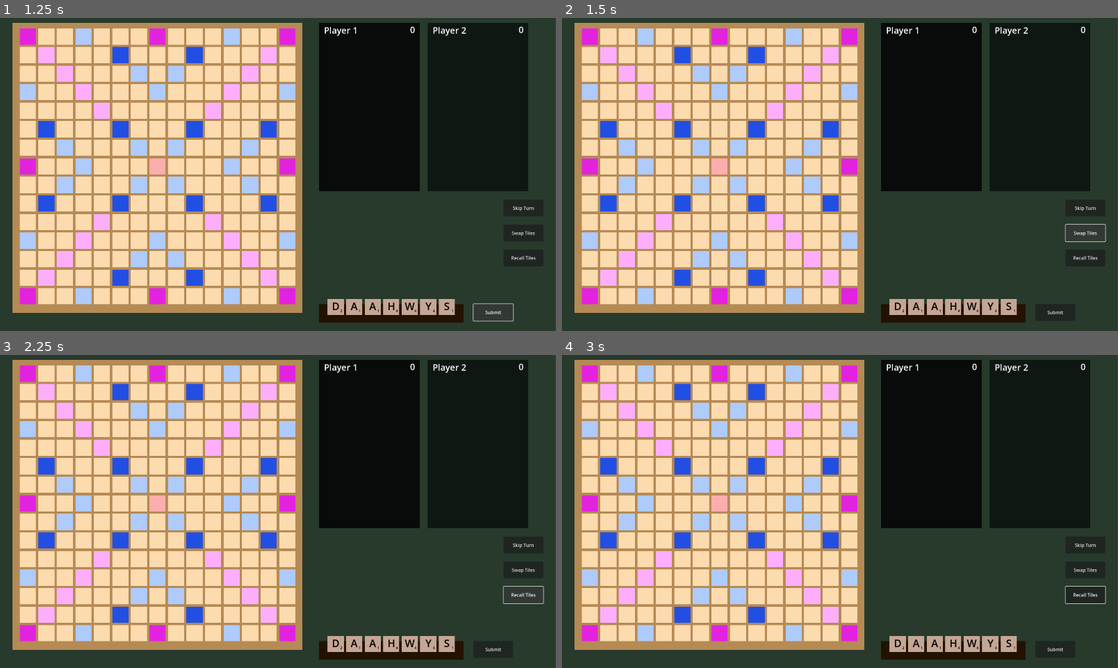
Above: before the commit, frames 1-4 (two rows, left to right).
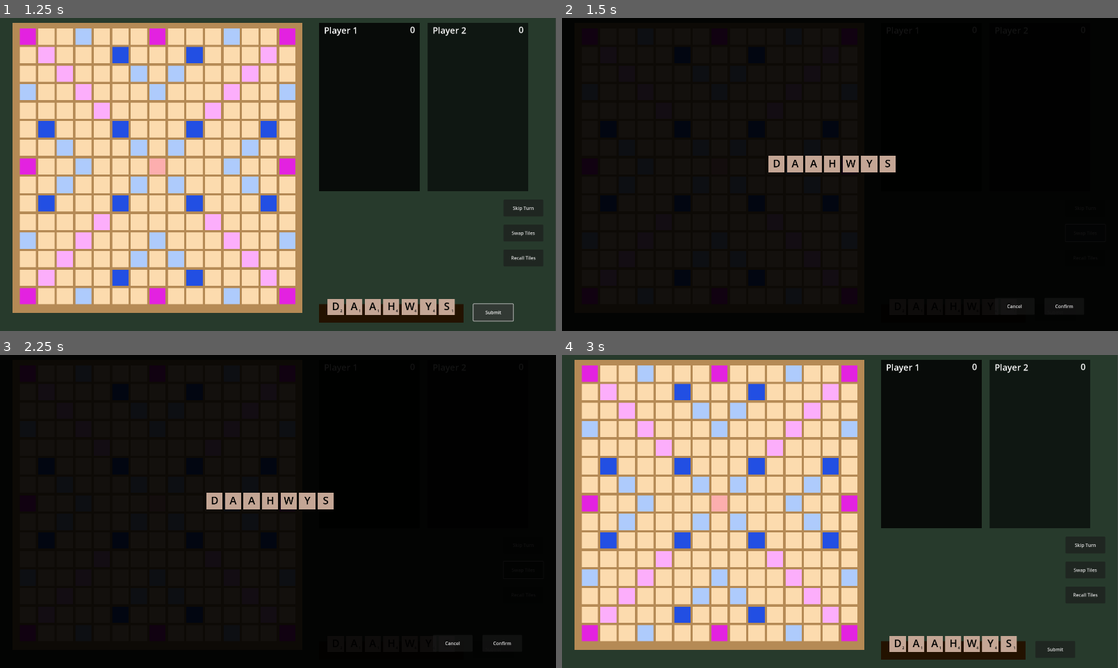
Above: after the commit, the same moments.

Repository: frances-m/scrabble-clone
Game: Godot game, scene res://scrabble.tscn
Two runs of this game, one before a commit and one after it. Both use one fixed random seed, a clock stepped at 60 frames per second and the inputs below.
Inputs (mouse positions are in pixels of both pictures, inside the frame that each line leads up to):
- Up to frame 1 (1.25 s): click "Submit" at 0.5 s
- Up to frame 2 (1.5 s): click "Swap Tiles" at 1.25 s
- Up to frame 3 (2.25 s): click "Recall Tiles" at 2 s
- Up to frame 4 (3 s): click (1012, 642) at 2.75 s, where only the run after the commit has a clickable "Cancel"

Frame 1 is identical in both runs. In frame 2, 81% of the frame differs, in the area x 0-100%, y 0-100%; in frame 3, 81%; in frame 4, less than 0.1%.

Commit message:
implement tile swapping

Diff:
--- a/letter_picker.gd
+++ b/letter_picker.gd
@@ -43,7 +43,6 @@
 
 		x += Globals.tile_size + TILE_GAP
 
-
 func _on_letter_select(letter: String) -> void:
 	tile.set_tile_letter(letter)
 	tile.update_display()
--- a/rack.gd
+++ b/rack.gd
@@ -4,11 +4,14 @@
 var LETTERS: Array = []
 var TILE_GAP: float = 10.0
 
-var tiles: Array = []
+var tiles: Array[Sprite2D] = []
+
+var SwapSelector = preload("res://swap_selection.tscn")
 
 @onready var player: int = get_meta("player", 0)
 @onready var recall_button: Node2D = get_parent().get_node("%RecallButton")
 @onready var skip_button: Node2D = get_parent().get_node("%SkipButton")
+@onready var swap_button: Node2D = get_parent().get_node("%SwapButton")
 
 func _ready() -> void:
 	_on_player_change()
@@ -18,6 +21,7 @@
 	Globals.connect("change_player", Callable(self, "_on_player_change"))
 	recall_button.connect("clicked", Callable(self, "_recall_tiles"))
 	skip_button.connect("clicked", Callable(self, "_recall_tiles"))
+	swap_button.connect("clicked", Callable(self, "_swap_tiles"))
 
 func draw_tiles() -> void:
 	var tiles_to_draw: int = MAX_TILES - tiles.size()
@@ -88,4 +92,25 @@
 	var placed_tiles = BoardState.remove_all_from_pending()
 	for tile in placed_tiles:
 		tiles.append(tile)
+
 	position_tiles()
+
+func _swap_tiles() -> void:
+	if Globals.current_player != player:
+		return
+
+	_recall_tiles()
+
+	var swap_selector = SwapSelector.instantiate()
+	swap_selector.initialize(tiles)
+	swap_selector.connect("tiles_selected", Callable(self, "_swap_selected_tiles"))
+	get_parent().add_sibling(swap_selector)
+
+func _swap_selected_tiles(selected_tiles: Array[Sprite2D]) -> void:
+	for selected_tile in selected_tiles:
+		var idx = tiles.find(selected_tile)
+		tiles.pop_at(idx)
+		selected_tile.disconnect_signals()
+		get_parent().remove_child(selected_tile)
+		TileBag.return_tile(selected_tile)
+	Globals.switch_player()
--- a/scrabble.tscn
+++ b/scrabble.tscn
@@ -34,6 +34,7 @@
 position = Vector2(1739, 627)
 
 [node name="SwapButton" parent="." instance=ExtResource("5_m3g3k")]
+unique_name_in_owner = true
 position = Vector2(1739, 713)
 
 [node name="RecallButton" parent="." instance=ExtResource("4_pmtqc")]
--- a/swap_button.gd
+++ b/swap_button.gd
@@ -1,4 +1,6 @@
 extends Node2D
 
+signal clicked()
+
 func _on_button_pressed() -> void:
-	pass # Replace with function body.
+	emit_signal("clicked")
--- /dev/null
+++ b/swap_selection.gd
@@ -0,0 +1,49 @@
+extends Control
+
+var TILE_GAP: int = 10
+
+var TileButton = preload("res://tile_swap_button.tscn")
+
+var tiles: Array[Sprite2D] = []
+var selected_tiles: Array[Sprite2D] = []
+
+signal tiles_selected(selected: Array[Sprite2D])
+
+func initialize(current_tiles: Array[Sprite2D]) -> void:
+	tiles = current_tiles
+	_render_buttons()
+
+func _render_buttons() -> void:
+	var height = Globals.tile_size
+	var width = (Globals.tile_size + TILE_GAP) * tiles.size() - TILE_GAP
+
+	var initialX = %ColorRect.size.x / 2 - width / 2
+	var initialY = %ColorRect.size.y / 2 - height / 1.5
+
+	var x = initialX
+	var y = initialY
+
+	for tile in tiles:
+		var button = TileButton.instantiate()
+		button.set_tile(tile)
+		button.connect("clicked", Callable(self, "_on_tile_select"))
+		button.position = Vector2(x, y)
+
+		add_child.call_deferred(button)
+
+		x += Globals.tile_size + TILE_GAP
+
+func _on_tile_select(tile: Sprite2D, selected: bool) -> void:
+	if selected:
+		selected_tiles.append(tile)
+		return
+
+	var idx = selected_tiles.find(tile)
+	selected_tiles.pop_at(idx)
+
+func _on_confirm_button_pressed() -> void:
+	emit_signal("tiles_selected", selected_tiles)
+	queue_free()
+
+func _on_cancel_button_pressed() -> void:
+	queue_free()
--- /dev/null
+++ b/swap_selection.tscn
@@ -0,0 +1,42 @@
+[gd_scene load_steps=2 format=3 uid="uid://u1w4nvni0cpn"]
+
+[ext_resource type="Script" uid="uid://go5tdj16iqq1" path="res://swap_selection.gd" id="1_nqb1h"]
+
+[node name="SwapSelection" type="Control"]
+z_index = 5
+z_as_relative = false
+layout_mode = 3
+anchors_preset = 15
+anchor_right = 1.0
+anchor_bottom = 1.0
+grow_horizontal = 2
+grow_vertical = 2
+mouse_force_pass_scroll_events = false
+script = ExtResource("1_nqb1h")
+
+[node name="ColorRect" type="ColorRect" parent="."]
+unique_name_in_owner = true
+layout_mode = 0
+offset_right = 1920.0
+offset_bottom = 1080.0
+mouse_force_pass_scroll_events = false
+color = Color(0, 0, 0, 0.92549)
+
+[node name="CancelButton" type="Button" parent="."]
+layout_mode = 0
+offset_left = 1495.0
+offset_top = 966.0
+offset_right = 1632.0
+offset_bottom = 1024.0
+text = "Cancel"
+
+[node name="ConfirmButton" type="Button" parent="."]
+layout_mode = 0
+offset_left = 1666.0
+offset_top = 966.0
+offset_right = 1803.0
+offset_bottom = 1024.0
+text = "Confirm"
+
+[connection signal="pressed" from="CancelButton" to="." method="_on_cancel_button_pressed"]
+[connection signal="pressed" from="ConfirmButton" to="." method="_on_confirm_button_pressed"]
--- a/tile_bag.gd
+++ b/tile_bag.gd
@@ -12,6 +12,9 @@
 func draw_tile() -> Sprite2D:
 	var tile_idx = randi_range(0, tile_bag.size() - 1)
 	return tile_bag.pop_at(tile_idx)
+
+func return_tile(tile: Sprite2D) -> void:
+	tile_bag.append(tile)
 
 func _init_tiles() -> void:
 	var tile_data: Array = _load_tile_data()
--- a/tile_button.gd
+++ b/tile_button.gd
@@ -8,6 +8,5 @@
 	LETTER = letter
 	%Letter.text = letter
 
-
 func _on_button_up() -> void:
 	emit_signal("clicked", LETTER)
--- a/tile_sprite.gd
+++ b/tile_sprite.gd
@@ -107,6 +107,12 @@
 	velocity = direction * speed
 	position += velocity * delta
 
+func disconnect_signals() -> void:
+	var signal_list = ["started_moving", "finished_moving"]
+	for s in signal_list:
+		for c in get_signal_connection_list(s):
+			disconnect(s, c.callable)
+
 func _show_letter_selection() -> void:
 	if VALUE != 0 or !placed:
 		return
--- /dev/null
+++ b/tile_swap_button.gd
@@ -0,0 +1,28 @@
+extends Sprite2D
+
+var TILE: Sprite2D = null
+
+var selected: bool = false
+
+signal clicked(tile: Sprite2D, is_selected: bool)
+
+func set_tile(tile: Sprite2D) -> void:
+	TILE = tile
+	%Letter.text = tile.get_tile_letter()
+
+func _toggle_selected() -> void:
+	selected = !selected
+	_update_color()
+
+func _update_color() -> void:
+	var color = Color.html("#c4a695")
+	if selected:
+		%ColorRect.color = color.lightened(0.8)
+		return
+
+	%ColorRect.color = color
+
+func _on_button_up() -> void:
+	_toggle_selected()
+
+	emit_signal("clicked", TILE, selected)
--- /dev/null
+++ b/tile_swap_button.tscn
@@ -0,0 +1,86 @@
+[gd_scene load_steps=15 format=3 uid="uid://dx3gk11nliyt3"]
+
+[ext_resource type="Script" uid="uid://dg5r1bg5f3vbu" path="res://tile_swap_button.gd" id="1_3alad"]
+
+[sub_resource type="SystemFont" id="SystemFont_tph7k"]
+subpixel_positioning = 0
+
+[sub_resource type="Theme" id="Theme_tph7k"]
+default_font = SubResource("SystemFont_tph7k")
+default_font_size = 36
+/colors/black = Color(0, 0, 0, 1)
+
+[sub_resource type="StyleBoxEmpty" id="StyleBoxEmpty_uktjd"]
+
+[sub_resource type="StyleBoxEmpty" id="StyleBoxEmpty_yjrr5"]
+
+[sub_resource type="StyleBoxEmpty" id="StyleBoxEmpty_3y7kj"]
+
+[sub_resource type="StyleBoxEmpty" id="StyleBoxEmpty_dw4ea"]
+
+[sub_resource type="StyleBoxEmpty" id="StyleBoxEmpty_xe4rf"]
+
+[sub_resource type="StyleBoxEmpty" id="StyleBoxEmpty_xu2kn"]
+
+[sub_resource type="StyleBoxEmpty" id="StyleBoxEmpty_cmqeu"]
+
+[sub_resource type="StyleBoxEmpty" id="StyleBoxEmpty_t1qo1"]
+
+[sub_resource type="StyleBoxEmpty" id="StyleBoxEmpty_y48y0"]
+
+[sub_resource type="StyleBoxEmpty" id="StyleBoxEmpty_htcbq"]
+
+[sub_resource type="StyleBoxEmpty" id="StyleBoxEmpty_13obg"]
+
+[node name="TileSwapButton" type="Sprite2D"]
+script = ExtResource("1_3alad")
+
+[node name="ColorRect" type="ColorRect" parent="."]
+unique_name_in_owner = true
+offset_left = -28.0
+offset_top = -28.0
+offset_right = 28.0
+offset_bottom = 28.0
+mouse_filter = 2
+color = Color(0.766932, 0.650453, 0.582913, 1)
+
+[node name="Letter" type="RichTextLabel" parent="."]
+unique_name_in_owner = true
+anchors_preset = 15
+anchor_right = 1.0
+anchor_bottom = 1.0
+offset_left = -28.0
+offset_top = -31.0
+offset_right = 28.0
+offset_bottom = 25.0
+grow_horizontal = 2
+grow_vertical = 2
+mouse_filter = 2
+theme = SubResource("Theme_tph7k")
+theme_override_colors/default_color = Color(0, 0, 0, 1)
+bbcode_enabled = true
+text = "A"
+fit_content = true
+horizontal_alignment = 1
+vertical_alignment = 1
+metadata/_edit_use_anchors_ = true
+
+[node name="Button" type="Button" parent="."]
+offset_left = -28.0
+offset_top = -28.0
+offset_right = 28.0
+offset_bottom = 28.0
+mouse_default_cursor_shape = 2
+theme_override_styles/focus = SubResource("StyleBoxEmpty_uktjd")
+theme_override_styles/disabled_mirrored = SubResource("StyleBoxEmpty_yjrr5")
+theme_override_styles/disabled = SubResource("StyleBoxEmpty_3y7kj")
+theme_override_styles/hover_pressed_mirrored = SubResource("StyleBoxEmpty_dw4ea")
+theme_override_styles/hover_pressed = SubResource("StyleBoxEmpty_xe4rf")
+theme_override_styles/hover_mirrored = SubResource("StyleBoxEmpty_xu2kn")
+theme_override_styles/hover = SubResource("StyleBoxEmpty_cmqeu")
+theme_override_styles/pressed_mirrored = SubResource("StyleBoxEmpty_t1qo1")
+theme_override_styles/pressed = SubResource("StyleBoxEmpty_y48y0")
+theme_override_styles/normal_mirrored = SubResource("StyleBoxEmpty_htcbq")
+theme_override_styles/normal = SubResource("StyleBoxEmpty_13obg")
+
+[connection signal="button_up" from="Button" to="." method="_on_button_up"]
Not shown, added: swap_selection.gd.uid
Not shown, added: tile_swap_button.gd.uid
